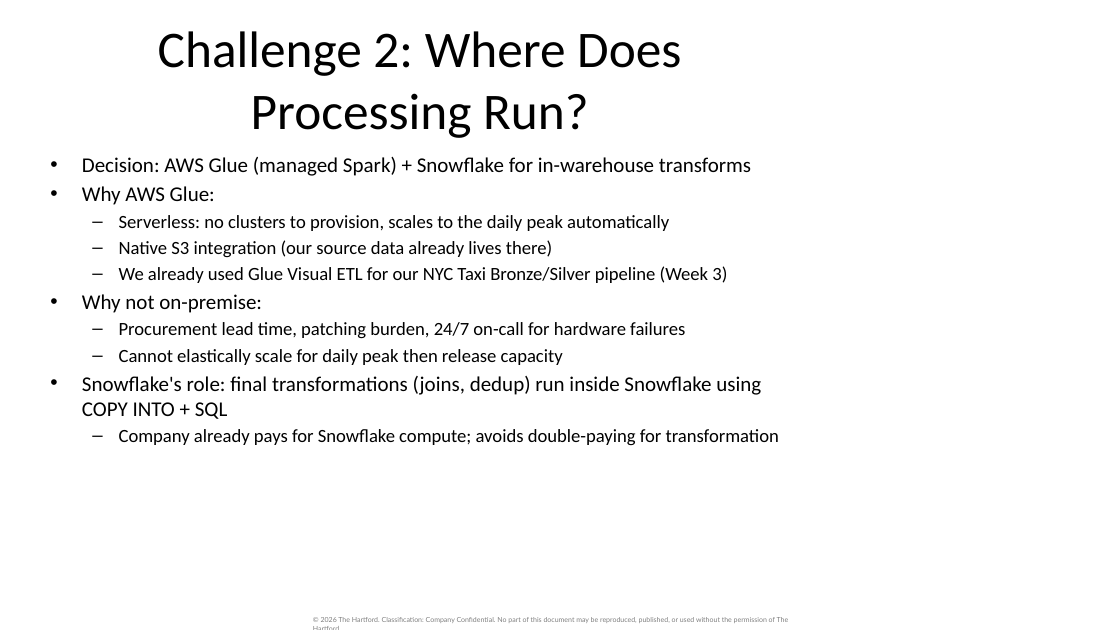
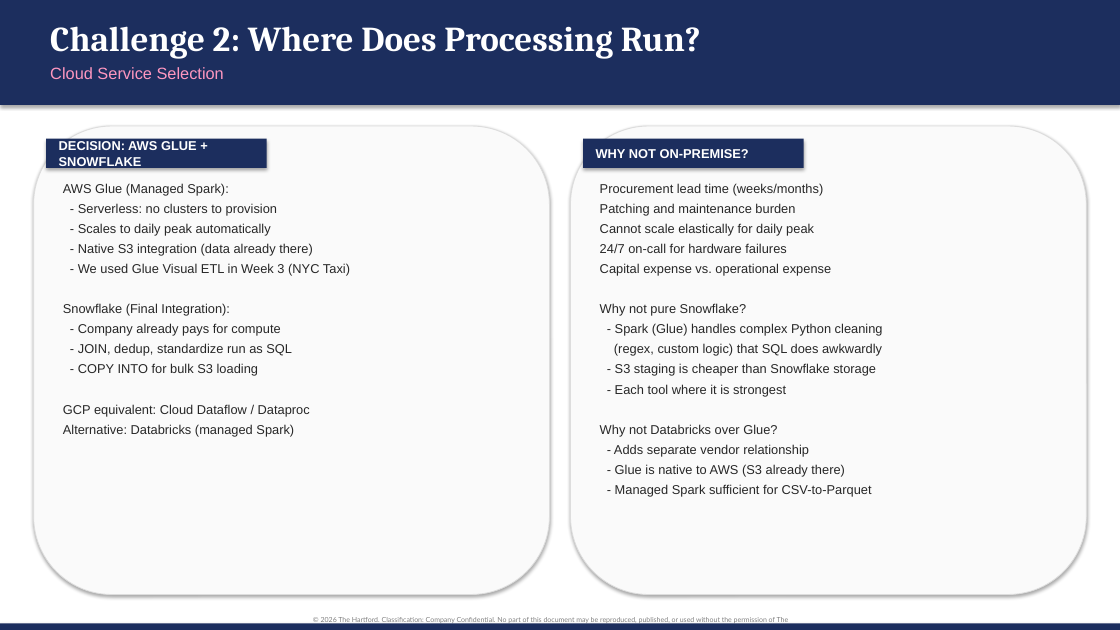
Before and after one commit to orlandojmarin/TechCatalyst_DE_2026, a slide deck: slide 4 of student-work/Week 4/Labs/Day 4/Group_Activity_PoC_to_Production.pptx. Drawn at 1120x630 pixels with LibreOffice and Linux fonts; fonts in the diff are those of the drawing. Boxes give left, top, right and bottom in pixels: in the first picture for what was removed or moved away, otherwise in the second. Text is boxed around its words. In the diff, an @@ line names an element or a change of style, - is before the commit and + after.

Commit message:
updated presentation to match template styling and include required tables

```diff
--- a/student-work/Week 4/Labs/Day 4/Group_Activity_PoC_to_Production.pptx
+++ b/student-work/Week 4/Labs/Day 4/Group_Activity_PoC_to_Production.pptx
@@ rectangle added at box(0, 0, 1120, 105), fill #1C2E5E @@
@@ text "Challenge 2: Where Does Processing ...": place and size @@
-text "Challenge 2: Where Does Processing ..." at box(158, 31, 681, 138)
+text "Challenge 2: Where Does Processing ..." at box(50, 26, 701, 59)
@@ text "Challenge 2: Where Does Processing ..." at box(50, 26, 701, 59): size 44 to 30 pt, font Calibri to Cambria, text colour #000000 to #FFFFFF, bold on; alignment centre to left; vertical alignment middle to top @@
@@ text added at box(50, 67, 224, 79), 14 pt, text #FE97C0 @@
+Cloud Service Selection
@@ rounded rectangle added at box(34, 126, 549, 595), fill #FAFAFA, outline #DDDDDD 0.75 pt @@
@@ rectangle added at box(46, 139, 266, 168), fill #1C2E5E @@
@@ text added at box(59, 141, 197, 169), 11 pt, text #FFFFFF, bold @@
+DECISION: AWS GLUE + SNOWFLAKE
@@ rounded rectangle added at box(571, 126, 1086, 595), fill #FAFAFA, outline #DDDDDD 0.75 pt @@
@@ rectangle added at box(583, 139, 803, 168), fill #1C2E5E @@
@@ text added at box(596, 149, 749, 158), 11 pt, text #FFFFFF, bold @@
+WHY NOT ON-PREMISE?
@@ text removed at box(82, 157, 779, 445) @@
-• Decision: AWS Glue (managed Spark) + Snowflake for in-warehouse transforms
-• Why AWS Glue:
-  – Serverless: no clusters to provision, scales to the daily peak automatically
-  – Native S3 integration (our source data already lives there)
-  – We already used Glue Visual ETL for our NYC Taxi Bronze/Silver pipeline (Week 3)
-• Why not on-premise:
-  – Procurement lead time, patching burden, 24/7 on-call for hardware failures
-  – Cannot elastically scale for daily peak then release capacity
-• Snowflake's role: final transformations (joins, dedup) run inside Snowflake using COPY INTO + SQL
-  – Company already pays for Snowflake compute; avoids double-paying for transformation
@@ text added at box(63, 183, 350, 437), 11 pt, text #272727 @@
+AWS Glue (Managed Spark):
+- Serverless: no clusters to provision
+- Scales to daily peak automatically
+- Native S3 integration (data already there)
+- We used Glue Visual ETL in Week 3 (NYC Taxi)
+Snowflake (Final Integration):
+- Company already pays for compute
+- JOIN, dedup, standardize run as SQL
+- COPY INTO for bulk S3 loading
+GCP equivalent: Cloud Dataflow / Dataproc
+Alternative: Databricks (managed Spark)
@@ text added at box(600, 183, 883, 497), 11 pt, text #272727 @@
+Procurement lead time (weeks/months)
+Patching and maintenance burden
+Cannot scale elastically for daily peak
+24/7 on-call for hardware failures
+Capital expense vs. operational expense
+Why not pure Snowflake?
+- Spark (Glue) handles complex Python cleaning
+(regex, custom logic) that SQL does awkwardly
+- S3 staging is cheaper than Snowflake storage
+- Each tool where it is strongest
+Why not Databricks over Glue?
+- Adds separate vendor relationship
+- Glue is native to AWS (S3 already there)
+- Managed Spark sufficient for CSV-to-Parquet
@@ rectangle added at box(0, 623, 1120, 630), fill #1C2E5E @@
```
Also in this commit, not shown: 7 other slides changed, 4 slides added, 4 slides removed.
